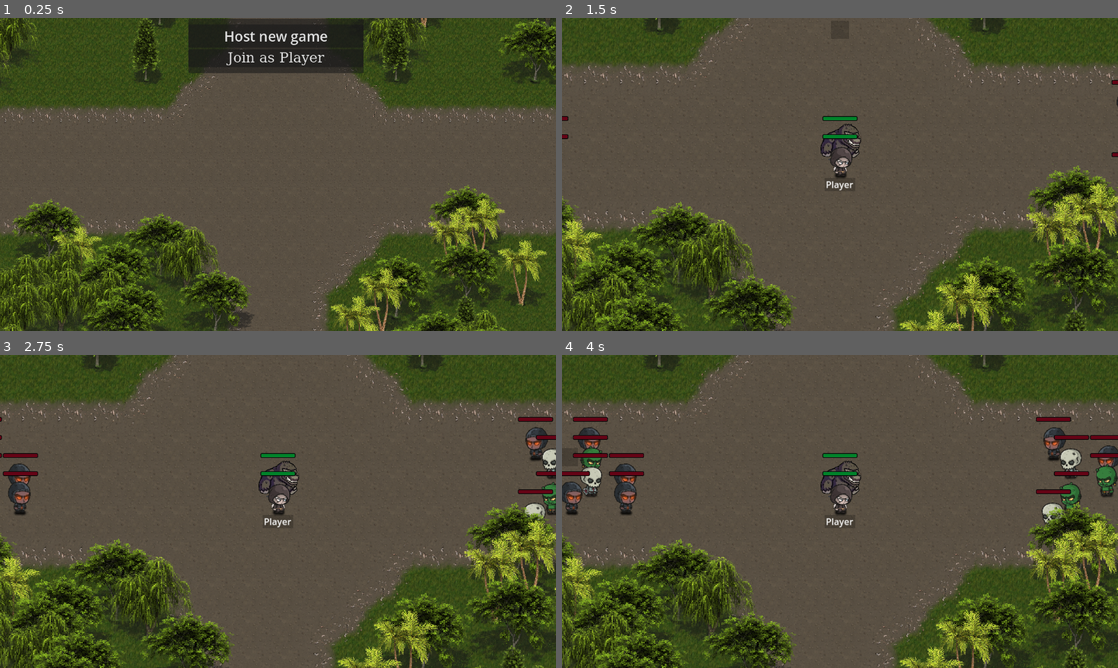
Above: before the commit, frames 1-4 (two rows, left to right).
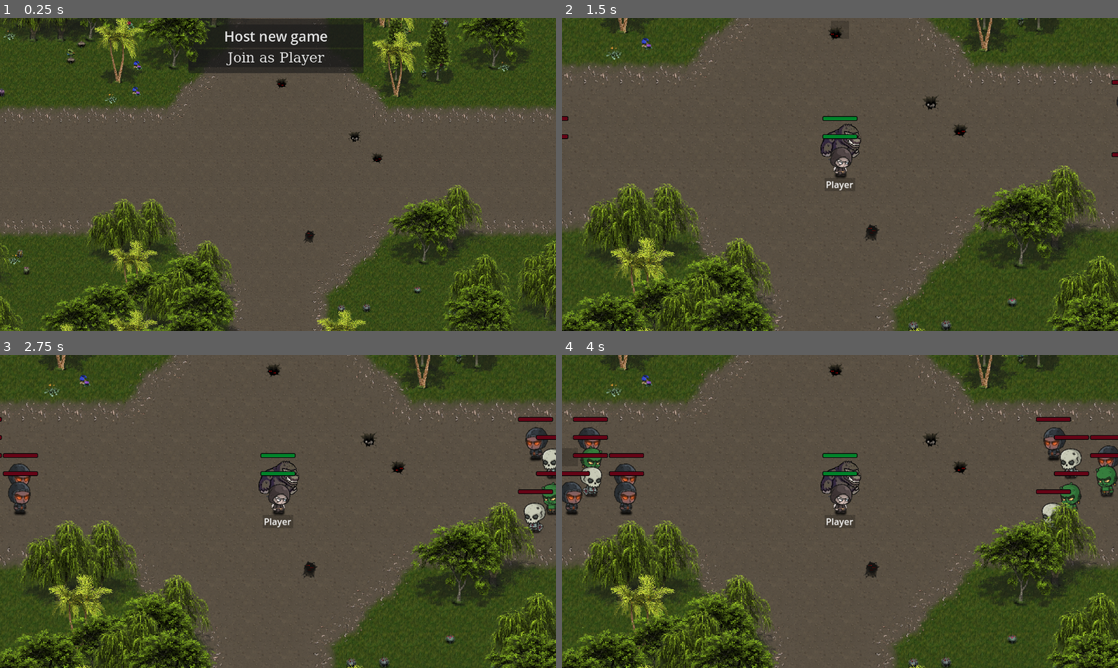
Above: after the commit, the same moments.

Repository: LucasJappert/moomoo-lan-party
Game: Godot game, scene res://scenes/game_manager_scene.tscn
Same seed, same stepped clock (60 frames per second), same inputs: the game is played once before the commit and once after it.
Inputs (mouse positions are in pixels of both pictures, inside the frame that each line leads up to):
- Up to frame 1 (0.25 s): no input
- Up to frame 2 (1.5 s): tap Enter at 0.5 s; move the mouse to (962, 158) at 0.52 s; click (962, 158) at 0.67 s; click "Host new game" at 1.25 s
- Up to frame 3 (2.75 s): move the mouse to (278, 502) at 2.02 s; click (278, 502) at 2.17 s
- Up to frame 4 (4 s): move the mouse to (584, 502) at 2.77 s; click (584, 502) at 2.92 s; move the mouse to (573, 464) at 3.52 s; click (573, 464) at 3.67 s

The runs differ from the first frame. In frame 1, 23% of the frame differs, in the area x 0-100%, y 0-100%; in frame 2, 20%; in frame 3, 20%; in frame 4, 20%.

Commit message:
add cactus, flowers and dirt decorations

Diff:
--- /dev/null
+++ b/scenes/Terrain/decoration_scene.tscn
@@ -0,0 +1,3 @@
+[gd_scene format=3 uid="uid://d3tjogr3n8w45"]
+
+[node name="DecorationScene" type="Node2D"]
--- a/scenes/game_manager_scene.tscn
+++ b/scenes/game_manager_scene.tscn
@@ -233,6 +233,9 @@
 navigation_enabled = false
 
 [node name="Decorations" type="Node2D" parent="Terrain"]
+z_index = 1
+z_as_relative = false
+y_sort_enabled = true
 
 [node name="PlayerSpawner" type="MultiplayerSpawner" parent="."]
 _spawnable_scenes = PackedStringArray("uid://bs7blwah20esy")
--- /dev/null
+++ b/scripts/factories/decorations_factory.gd
@@ -0,0 +1,44 @@
+class_name DecorationsFactory
+
+extends Node
+
+const _ATLAS_TEXTURE: Texture2D = preload("res://assets/atlas1.png")
+const _TILE_SIZE = Vector2i(MapManager.TILE_SIZE.x, MapManager.TILE_SIZE.y)
+
+static func _create_decoration_sprite(atlas_rect: Rect2i) -> Sprite2D:
+	var sprite := Sprite2D.new()
+	var atlas := AtlasTexture.new()
+	atlas.atlas = _ATLAS_TEXTURE
+	atlas.region = atlas_rect
+	sprite.texture = atlas
+	return sprite
+
+static func add_random_decorations(start: Vector2i, grid_size: Vector2i, get_cells_func: Callable, sample_fraction: float) -> void:
+	var decoration_types: Array[Rect2i] = []
+	for y in grid_size.y:
+		for x in grid_size.x:
+			var pos = start + Vector2i(x, y) * _TILE_SIZE
+			decoration_types.append(Rect2i(pos, _TILE_SIZE))
+
+	if decoration_types.is_empty():
+		return
+
+	var cells: Array[Vector2i] = get_cells_func.call()
+	var random_sample := Utilities.get_random_sample(cells, sample_fraction)
+	for cell in random_sample:
+		var sprite = _create_decoration_sprite(decoration_types[randi_range(0, decoration_types.size() - 1)])
+		sprite.global_position = MapManager.cell_to_world(cell) + Vector2(randi_range(-16, 16), randi_range(-16, 16))
+		sprite.flip_h = randi() % 2 == 0
+		GameManager.add_decoration(sprite)
+
+static func add_random_decorations_over_grass_terrain() -> void:
+	add_random_decorations(
+		Vector2i(576, 1792), Vector2i(3, 4),
+		func(): return MapManager.get_grass_cells(), 0.07
+	)
+
+static func add_random_decorations_over_dirt_terrain() -> void:
+	add_random_decorations(
+		Vector2i(672, 1792), Vector2i(1, 3),
+		func(): return MapManager.get_dirt_cells(), 0.02
+	)
--- a/scripts/general_objects/my_tree.gd
+++ b/scripts/general_objects/my_tree.gd
@@ -2,7 +2,7 @@
 
 extends Node2D
 
-const SAMPLE_TREES_PERCENTAGE = 0.3
+const SAMPLE_TREES_PERCENTAGE = 0.07
 @onready var sprite: AnimatedSprite2D = $AnimatedSprite2D
 
 enum TreeType {
@@ -29,46 +29,12 @@
 	GameManager.add_my_tree(my_tree)
 
 static func spawn_trees() -> void:
-	var grass_cell_type = Vector2i(0, 3)
-	var grass_cells = get_cells_with_atlas_coords(grass_cell_type)
+	var grass_cells = MapManager.get_grass_cells()
 
-	# obtenemos un numero aleatorio de esas celdas
-	var random_sample = get_random_sample(grass_cells, SAMPLE_TREES_PERCENTAGE)
+	var random_sample = Utilities.get_random_sample(grass_cells, SAMPLE_TREES_PERCENTAGE)
 
-	for cell_64 in random_sample:
-		var cell_32 = cell_64 * 2
-		print(cell_32)
-		var random_cell = Vector2i(cell_32.x + randi() % 2, cell_32.y + randi() % 2)
-		print(random_cell)
-		spawn_tree(random_cell, _get_random_tree_type())
-	pass
+	for cell in random_sample: spawn_tree(cell, _get_random_tree_type())
 
-static func get_cells_with_atlas_coords(target_coords: Vector2i) -> Array[Vector2i]:
-	var matching_cells: Array[Vector2i] = []
-
-	# Obtener el área dibujada del GameManager.terrain (bounding box de todas las celdas usadas)
-	var used_rect: Rect2i = GameManager.terrain.get_used_rect()
-	for y in range(used_rect.position.y, used_rect.position.y + used_rect.size.y):
-		for x in range(used_rect.position.x, used_rect.position.x + used_rect.size.x):
-			var cell = Vector2i(x, y)
-
-			if GameManager.terrain.get_cell_source_id(cell) == -1:
-				continue # celda vacía
-
-			var coords = GameManager.terrain.get_cell_atlas_coords(cell)
-			if coords == target_coords:
-				matching_cells.append(cell)
-
-	return matching_cells
-
-static func get_random_sample(cells: Array, percent: float) -> Array:
-	var total := cells.size()
-	var sample_size := int(ceil(total * percent))
-
-	var shuffled := cells.duplicate()
-	shuffled.shuffle()
-
-	return shuffled.slice(0, sample_size)
 
 static func _get_random_tree_type() -> int:
 	return randi_range(1, TreeType.keys().size())
--- a/scripts/globals/game_manager.gd
+++ b/scripts/globals/game_manager.gd
@@ -50,3 +50,7 @@
 
 func add_projectile(projectile: Projectile) -> void:
 	projectiles_node.add_child(projectile, true)
+
+func add_decoration(sprite: Sprite2D) -> void:
+	var decorations = get_tree().root.get_node("Main/Terrain/Decorations")
+	decorations.add_child(sprite, true)
--- a/scripts/globals/map_manager.gd
+++ b/scripts/globals/map_manager.gd
@@ -24,9 +24,6 @@
 			var cell = Vector2i(x, y)
 			_astar_grid.set_point_solid(cell, false)
 
-	print("AStarGridManager ready")
-
-
 static func find_path(start: Vector2i, end: Vector2i) -> Array[Vector2i]:
 	if not _astar_grid.is_in_boundsv(start) or not _astar_grid.is_in_boundsv(end):
 		return []
@@ -36,7 +33,6 @@
 
 	path.remove_at(0) # Remove start from path
 	return path
-
 
 static func world_to_cell(pos: Vector2) -> Vector2i:
 	return Vector2i(floor(pos.x / TILE_SIZE.x), floor(pos.y / TILE_SIZE.y))
@@ -90,3 +86,42 @@
 			queue.append(neighbor) # Keep searching outward
 
 	return null # Fallback, no free cell found within radius
+
+
+static func get_grass_cells() -> Array[Vector2i]:
+	var grass_cell_type = Vector2i(0, 3)
+
+	var cells_32x32: Array[Vector2i] = _get_cells_with_atlas_coords(grass_cell_type)
+
+	return cells_32x32
+
+static func get_dirt_cells() -> Array[Vector2i]:
+	var dirt_cell_type = Vector2i(2, 1)
+
+	var cells_32x32: Array[Vector2i] = _get_cells_with_atlas_coords(dirt_cell_type)
+
+	return cells_32x32
+
+static func _get_cells_with_atlas_coords(target_coords: Vector2i) -> Array[Vector2i]:
+	var cells_64x64: Array[Vector2i] = []
+
+	var used_rect: Rect2i = GameManager.terrain.get_used_rect()
+	for y in range(used_rect.position.y, used_rect.position.y + used_rect.size.y):
+		for x in range(used_rect.position.x, used_rect.position.x + used_rect.size.x):
+			var cell = Vector2i(x, y)
+
+			if GameManager.terrain.get_cell_source_id(cell) == -1:
+				continue # empty cell
+
+			var coords = GameManager.terrain.get_cell_atlas_coords(cell)
+			if coords == target_coords:
+				cells_64x64.append(cell)
+
+	var cells_32x32: Array[Vector2i] = []
+	for cell in cells_64x64:
+		cells_32x32.append(Vector2i(cell.x * 2, cell.y * 2))
+		cells_32x32.append(Vector2i(cell.x * 2 + 1, cell.y * 2))
+		cells_32x32.append(Vector2i(cell.x * 2, cell.y * 2 + 1))
+		cells_32x32.append(Vector2i(cell.x * 2 + 1, cell.y * 2 + 1))
+
+	return cells_32x32
--- /dev/null
+++ b/scripts/globals/utilities.gd
@@ -0,0 +1,11 @@
+class_name Utilities
+
+
+static func get_random_sample(full_array: Array, percent: float) -> Array:
+	var total := full_array.size()
+	var sample_size := int(ceil(total * percent))
+
+	var shuffled := full_array.duplicate()
+	shuffled.shuffle()
+
+	return shuffled.slice(0, sample_size)
--- a/scripts/main.gd
+++ b/scripts/main.gd
@@ -16,6 +16,9 @@
 	call_deferred("_init_player_spawner")
 
 	MyTree.spawn_trees()
+
+	DecorationsFactory.add_random_decorations_over_grass_terrain()
+	DecorationsFactory.add_random_decorations_over_dirt_terrain()
 
 func _init_player_spawner():
 	player_spawner.spawn_function = Callable(self, "_spawn_custom")
Binary file changed: assets/atlas1.png
Not shown, added: scripts/factories/decorations_factory.gd.uid
Not shown, added: scripts/globals/utilities.gd.uid
